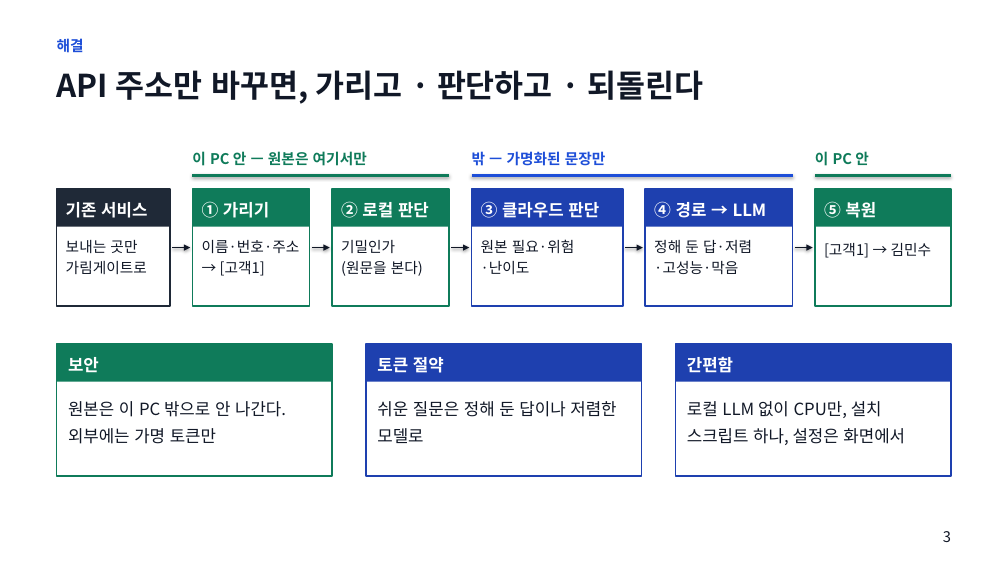
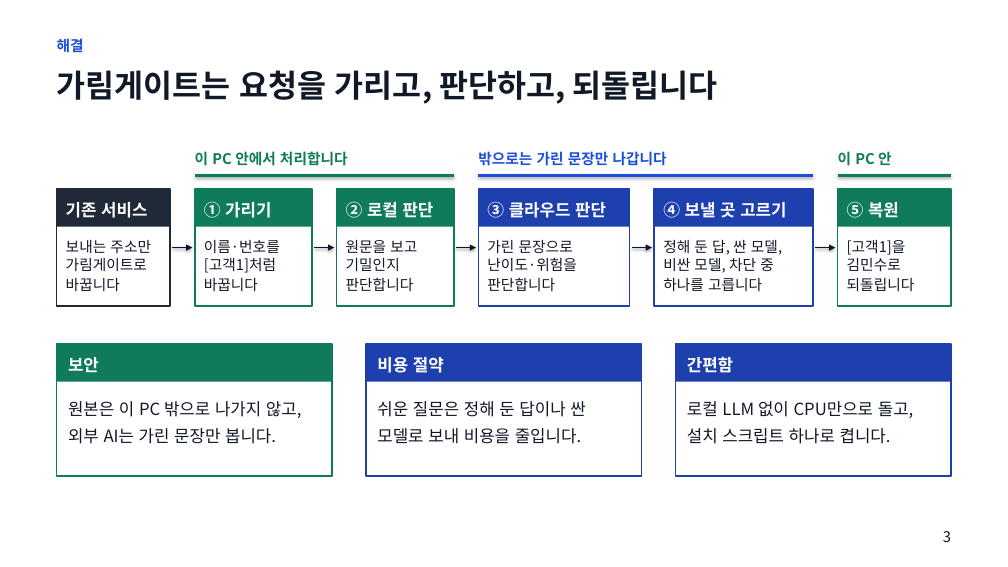
Before and after one commit to baesanggue/ai-gateway, a slide deck: slide 3 of docs/presentation/2026-11-17-garimgate.pptx. Drawn at 1008x567 pixels with LibreOffice and Linux fonts; fonts in the diff are those of the drawing. Boxes give left, top, right and bottom in pixels: in the first picture for what was removed or moved away, otherwise in the second. Text is boxed around its words. In the diff, an @@ line names an element or a change of style, - is before the commit and + after.

```diff
--- a/docs/presentation/2026-11-17-garimgate.pptx
+++ b/docs/presentation/2026-11-17-garimgate.pptx
@@ text at (x1=57, y1=70, x2=718, y2=104): text changed @@
-API 주소만 바꾸면, 가리고 · 판단하고 · 되돌린다
+가림게이트는 요청을 가리고, 판단하고, 되돌립니다
@@ text "이 PC 안" moved from (x1=815, y1=151, x2=869, y2=166) to (x1=838, y1=151, x2=892, y2=166) @@
@@ line moved from (193, 175) - (449, 175) to (195, 175) - (454, 175) @@
@@ text at (x1=195, y1=151, x2=348, y2=166): text changed @@
-이 PC 안 — 원본은 여기서만
+이 PC 안에서 처리합니다
@@ text at (x1=478, y1=151, x2=667, y2=166): text changed @@
-밖 — 가명화된 문장만
+밖으로는 가린 문장만 나갑니다
@@ line moved from (472, 175) - (792, 175) to (479, 175) - (813, 175) @@
@@ line moved from (815, 175) - (951, 175) to (838, 175) - (951, 175) @@
@@ rectangle resized from (x1=645, y1=189, x2=792, y2=306) to (x1=654, y1=189, x2=813, y2=306) @@
@@ rectangle resized from (x1=645, y1=189, x2=792, y2=227) to (x1=654, y1=189, x2=813, y2=227) @@
@@ text at (x1=663, y1=201, x2=786, y2=218): text changed @@
-④ 경로 → LLM
+④ 보낼 곳 고르기
@@ rectangle resized from (x1=815, y1=189, x2=951, y2=306) to (x1=838, y1=189, x2=951, y2=306) @@
@@ rectangle resized from (x1=815, y1=189, x2=951, y2=227) to (x1=838, y1=189, x2=951, y2=227) @@
@@ text "⑤ 복원" moved from (x1=824, y1=201, x2=876, y2=218) to (x1=847, y1=201, x2=899, y2=218) @@
@@ text at (x1=66, y1=240, x2=151, y2=291): text changed @@
-보내는 곳만
-가림게이트로
+보내는 주소만
+가림게이트로
+바꿉니다
@@ text at (x1=204, y1=240, x2=280, y2=291): text changed @@
-이름·번호·주소
-→ [고객1]
+이름·번호를
+[고객1]처럼
+바꿉니다
@@ text at (x1=346, y1=240, x2=417, y2=291): text changed @@
-기밀인가
-(원문을 본다)
+원문을 보고
+기밀인지
+판단합니다
@@ text at (x1=487, y1=240, x2=577, y2=291): text changed @@
-원본 필요·위험
-·난이도
+가린 문장으로
+난이도·위험을
+판단합니다
@@ 4 rectangles, 3 arrows, 2 texts moved together from (x1=312, y1=189, x2=643, y2=306) to (x1=315, y1=189, x2=652, y2=306) @@
@@ text at (x1=663, y1=240, x2=782, y2=291): text changed @@
-정해 둔 답·저렴
-·고성능·막음
+정해 둔 답, 싼 모델,
+비싼 모델, 차단 중
+하나를 고릅니다
@@ arrow moved from (795, 247) - (813, 247) to (815, 247) - (836, 247) @@
@@ text at (x1=847, y1=240, x2=915, y2=291): text changed @@
-[고객1] → 김민수
+[고객1]을
+김민수로
+되돌립니다
@@ text at (x1=377, y1=357, x2=444, y2=373): text changed @@
-토큰 절약
+비용 절약
@@ text at (x1=68, y1=401, x2=302, y2=444): text changed @@
-원본은 이 PC 밖으로 안 나간다. 외부에는 가명 토큰만
+원본은 이 PC 밖으로 나가지 않고, 외부 AI는 가린 문장만 봅니다.
@@ text at (x1=377, y1=401, x2=585, y2=444): text changed @@
-쉬운 질문은 정해 둔 답이나 저렴한 모델로
+쉬운 질문은 정해 둔 답이나 싼 모델로 보내 비용을 줄입니다.
@@ text at (x1=687, y1=401, x2=914, y2=444): text changed @@
-로컬 LLM 없이 CPU만, 설치 스크립트 하나, 설정은 화면에서
+로컬 LLM 없이 CPU만으로 돌고, 설치 스크립트 하나로 켭니다.
```
Also in this commit, not shown: 8 other slides changed, 1 other file.
